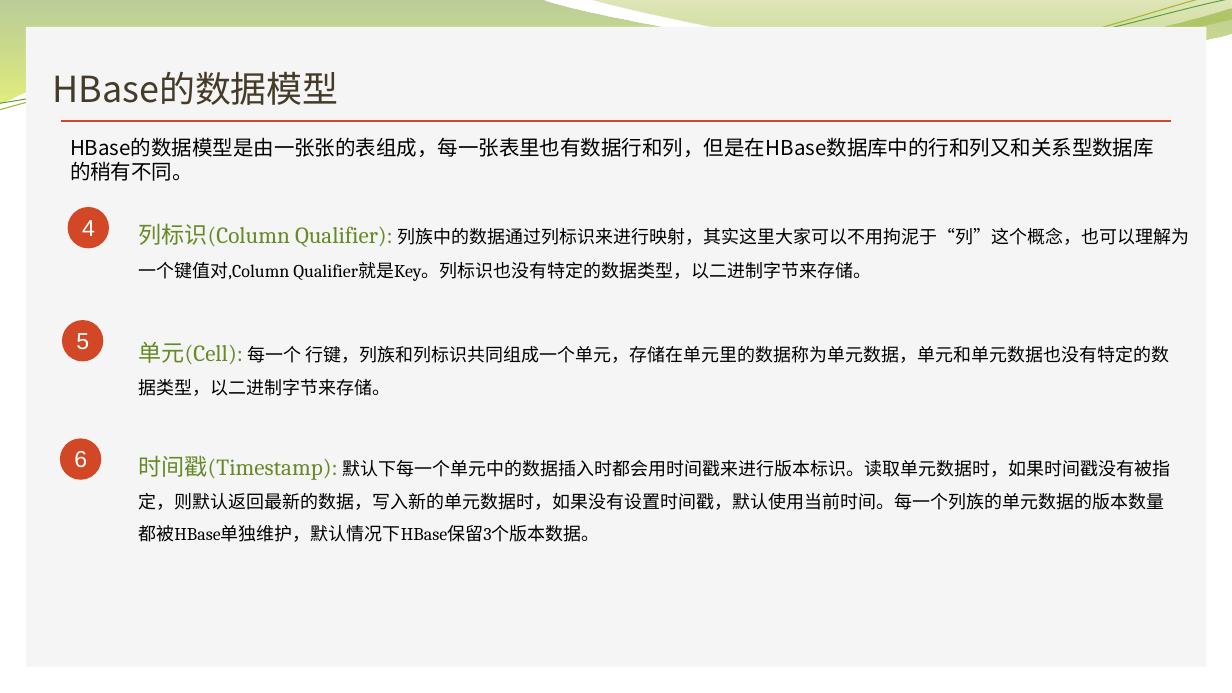
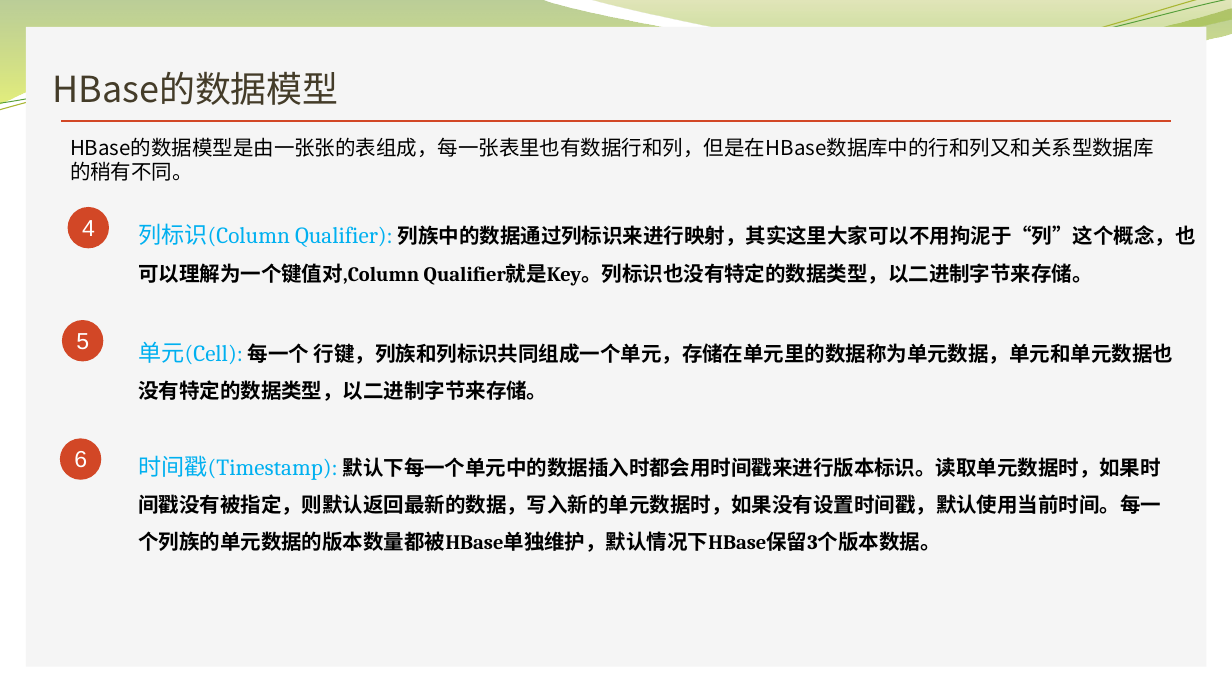
Before and after one commit to Zhangwusheng/Zhangwusheng.github.io, a slide deck: slide 4 of _posts/HBASE基本原理介绍副本2.pptx. Drawn at 1232x693 pixels with LibreOffice and Linux fonts; fonts in the diff are those of the drawing; background and template pictures are left out. Boxes give left, top, right and bottom in pixels: in the first picture for what was removed or moved away, otherwise in the second. Text is boxed around its words. In the diff, an @@ line names an element or a change of style, - is before the commit and + after.

```diff
--- a/_posts/HBASE基本原理介绍副本2.pptx
+++ b/_posts/HBASE基本原理介绍副本2.pptx
@@ text "列标识(Column Qualifier): 列族中的数据通过列标识来进行映射，其实这里大家可以不用拘泥于“列”这个概念 ..." at [138,223,1196,286]: size 14 to 16 pt, bold on in "列族中的数据通过列标识来进行映射，其实这里大家可以不用拘泥于“列”这个概念，也可以理解为一个键值对,Column Qua ..."; text colour #678A26 to #00B0F0 in "列标识(Column Qualifier):" @@
@@ text "单元(Cell): 每一个 行键，列族和列标识共同组成一个单元，存储在单元里的数据称为单元数据，单元和单元数据也没有特定 ..." at [138,342,1173,401]: size 14 to 16 pt, bold on in "每一个 行键，列族和列标识共同组成一个单元，存储在单元里的数据称为单元数据，单元和单元数据也没有特定的数据类型，以二进制 ..."; text colour #678A26 to #00B0F0 in "单元(Cell):" @@
@@ text "时间戳(Timestamp): 默认下每一个单元中的数据插入时都会用时间戳来进行版本标识。读取单元数据时，如果时间戳没有 ..." at [138,455,1161,552]: size 14 to 16 pt, bold on in "默认下每一个单元中的数据插入时都会用时间戳来进行版本标识。读取单元数据时，如果时间戳没有被指定，则默认返回最新的数据，写 ..."; text colour #678A26 to #00B0F0 in "时间戳(Timestamp):" @@
```
Also in this commit, not shown: 12 other slides changed, 1 other file.
